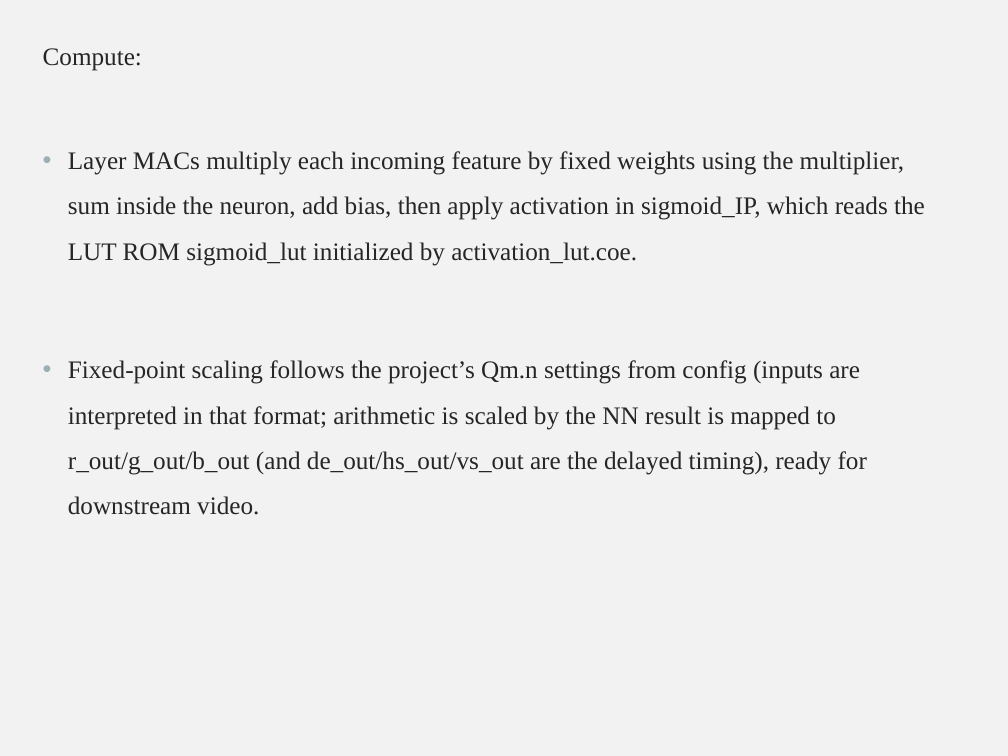
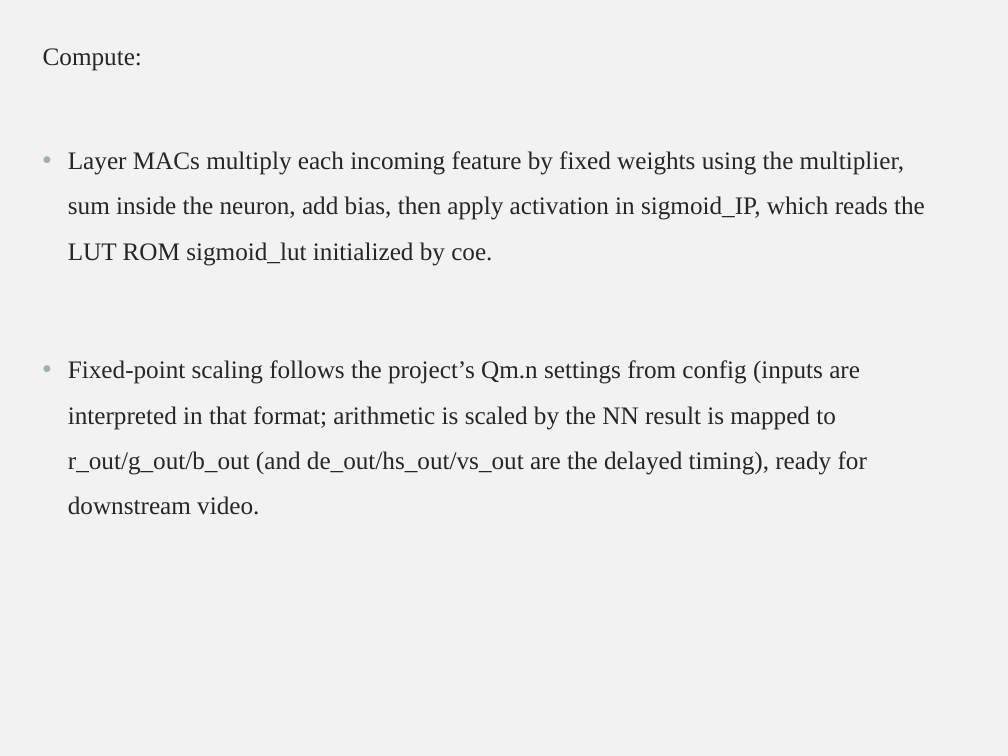
Before and after one commit to kojos03/FPGA_generate---Copy, a slide deck: slide 29 of docs/thesis/Presentation/VHDL implementation of neural network for Wildfire Detection.pptx. Drawn at 1008x756 pixels with LibreOffice and Linux fonts; fonts in the diff are those of the drawing. Boxes give left, top, right and bottom in pixels: in the first picture for what was removed or moved away, otherwise in the second. Text is boxed around its words. In the diff, an @@ line names an element or a change of style, - is before the commit and + after.

```diff
--- a/docs/thesis/Presentation/VHDL implementation of neural network for Wildfire Detection.pptx
+++ b/docs/thesis/Presentation/VHDL implementation of neural network for Wildfire Detection.pptx
@@ text at (68, 151, 925, 266): text changed @@
-• Layer MACs multiply each incoming feature by fixed weights using the multiplier, sum inside the neuron, add bias, then apply activation in sigmoid_IP, which reads the LUT ROM sigmoid_lut initialized by activation_lut.coe.
+• Layer MACs multiply each incoming feature by fixed weights using the multiplier, sum inside the neuron, add bias, then apply activation in sigmoid_IP, which reads the LUT ROM sigmoid_lut initialized by coe.
```
Also in this commit, not shown: 7 other slides changed, 1 other file.
